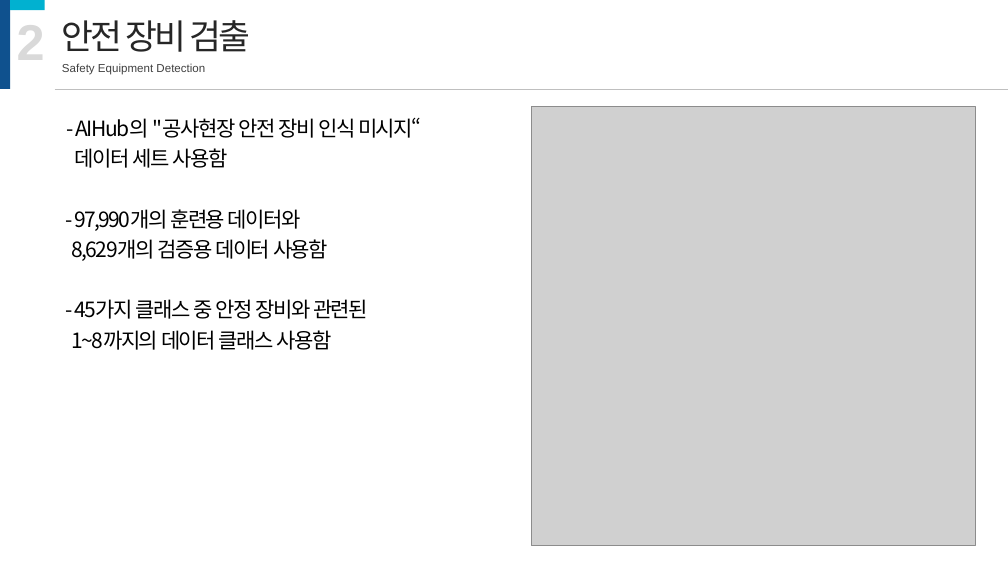
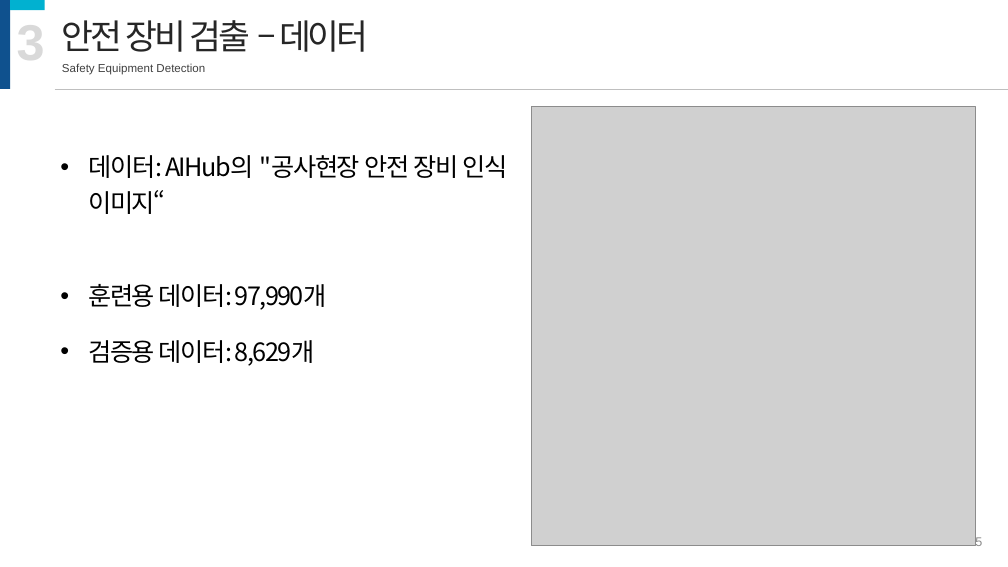
Before and after one commit to JaeHyung-Jung/UNDERDOG, a slide deck: slide 5 of 12주차/발표자료-1.pptx (slide 4 before the commit). Drawn at 1008x567 pixels with LibreOffice and Linux fonts; fonts in the diff are those of the drawing; grey boxes stand for pictures. Boxes give left, top, right and bottom in pixels: in the first picture for what was removed or moved away, otherwise in the second. Text is boxed around its words. In the diff, an @@ line names an element or a change of style, - is before the commit and + after.

```diff
--- a/12주차/발표자료-1.pptx
+++ b/12주차/발표자료-1.pptx
@@ text at [17, 15, 45, 71]: text changed @@
-2
+3
@@ text at [62, 20, 368, 52]: text changed @@
-안전 장비 검출
+안전 장비 검출 – 데이터
@@ text at [89, 155, 507, 214]: text changed; size 20 to 24 pt @@
-- AIHub의 "공사현장 안전 장비 인식 미시지“
-데이터 세트 사용함
-- 97,990개의 훈련용 데이터와
-8,629개의 검증용 데이터 사용함
-- 45가지 클래스 중 안정 장비와 관련된
-1~8까지의 데이터 클래스 사용함
+• 데이터: AIHub의 "공사현장 안전 장비 인식 이미지“
@@ text added at [89, 284, 327, 310], 24 pt, text #000000 @@
+• 훈련용 데이터: 97,990개
@@ text added at [89, 340, 315, 366], 24 pt, text #000000 @@
+• 검증용 데이터: 8,629개
@@ page number added at [975, 537, 982, 546], 12 pt, text #8C8C8C @@
+5
```
Also in this commit, not shown: 8 other slides changed, 1 slide added, 15 slides removed.
